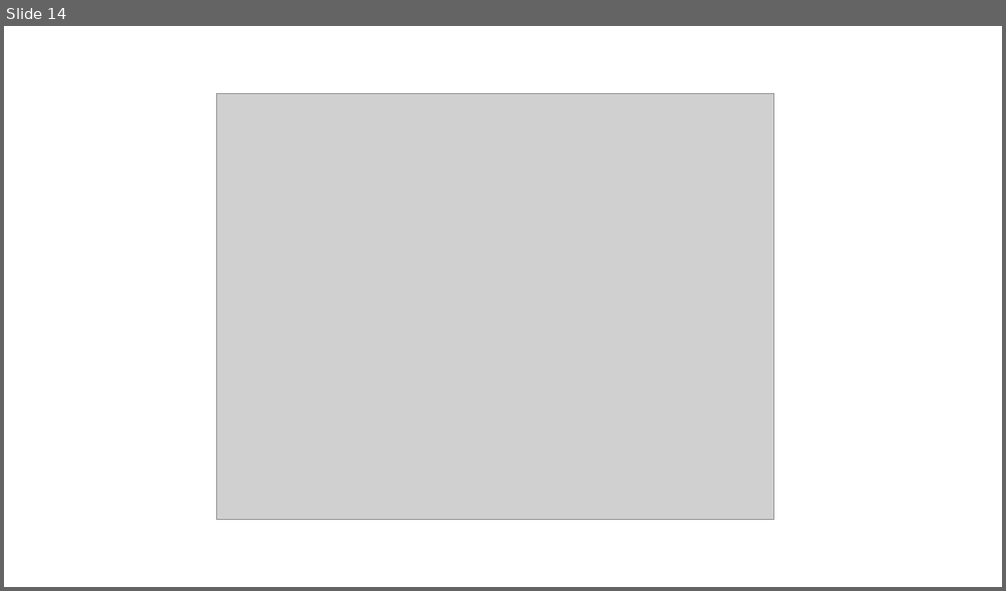
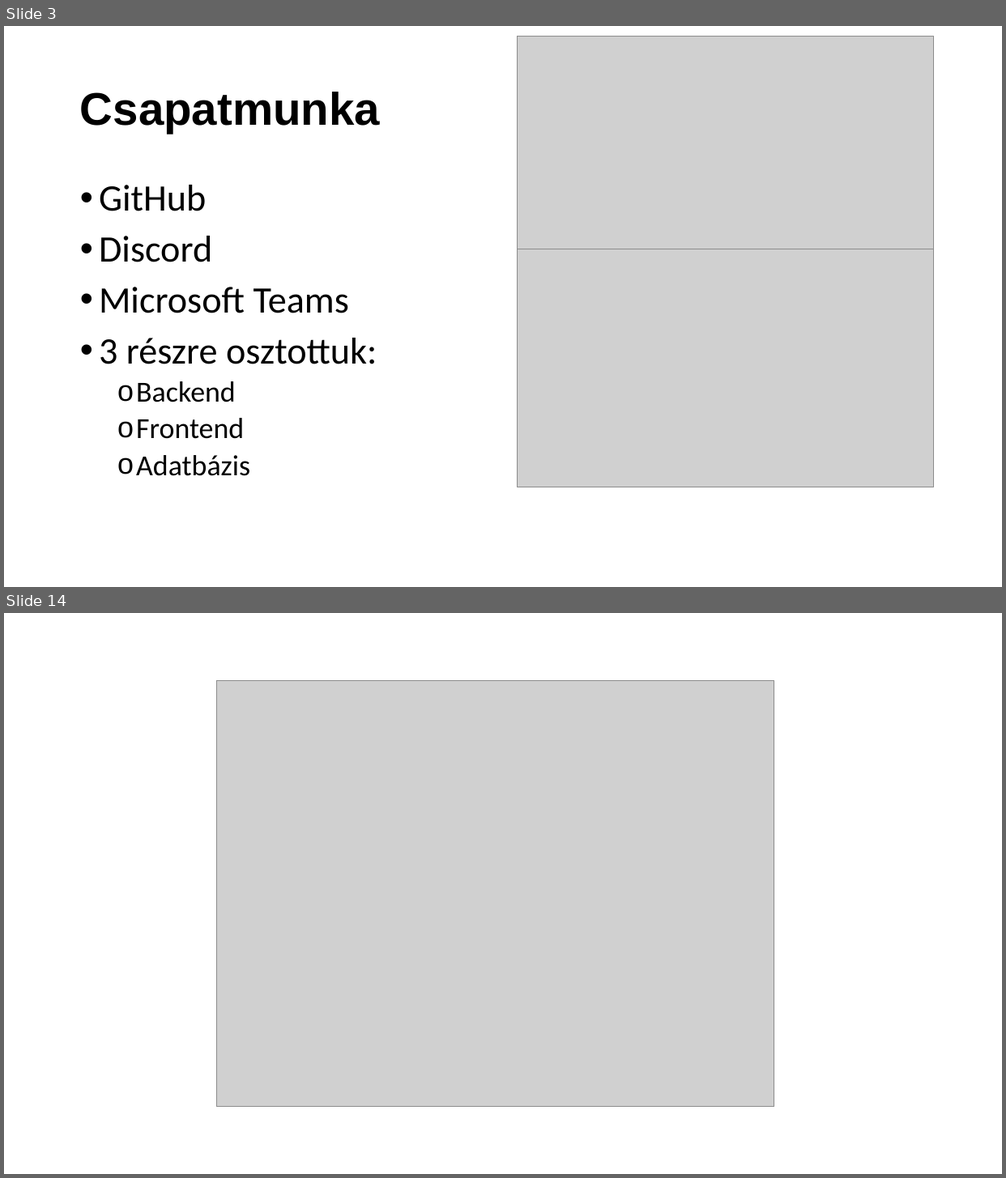
Before and after one commit to SzigetvariMark/pcweb, a slide deck: Bemutato.pptx. Shown one above the other, each under a label of ours: slide 14 before the commit, slides 3 and 14 after it; the slides between them are not shown. The pictures are 1006x591 and 1006x1178 pixels, drawn with LibreOffice and Linux fonts; fonts in the diff are those of the drawing; grey boxes stand for pictures. Boxes give left, top, right and bottom in pixels: in the first picture for what was removed or moved away, otherwise in the second. Text is boxed around its words. In the diff, an @@ line names an element or a change of style, - is before the commit and + after.

Commit message:
modify powerpoint

```diff
--- a/Bemutato.pptx
+++ b/Bemutato.pptx
@@ slide 3 added at (4,26,1002,587), background #FFFFFF @@
@@ picture added at (518,37,934,249) @@
@@ title added at (80,92,380,133), 44 pt, text #000000, bold @@
+Csapatmunka
@@ text added at (99,185,377,476), 36 pt, text #000000 @@
+• GitHub
+• Discord
+• Microsoft Teams
+• 3 részre osztottuk:
+  o Backend
+  o Frontend
+  o Adatbázis
@@ picture added at (518,249,934,487) @@
```
Also in this commit, not shown: 8 slides changed, 3 other slides added, 3 slides removed, 1 other file.
